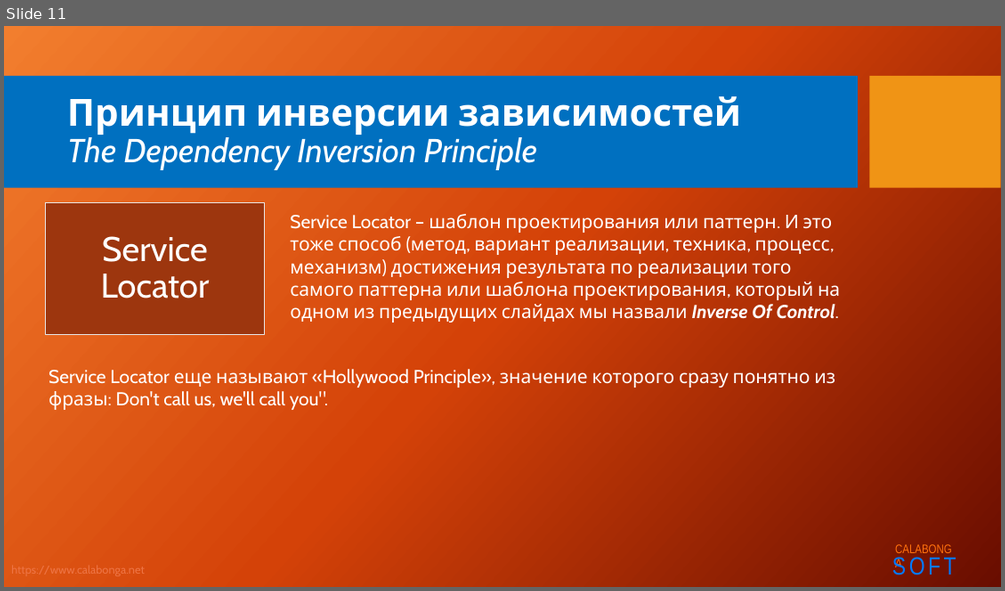
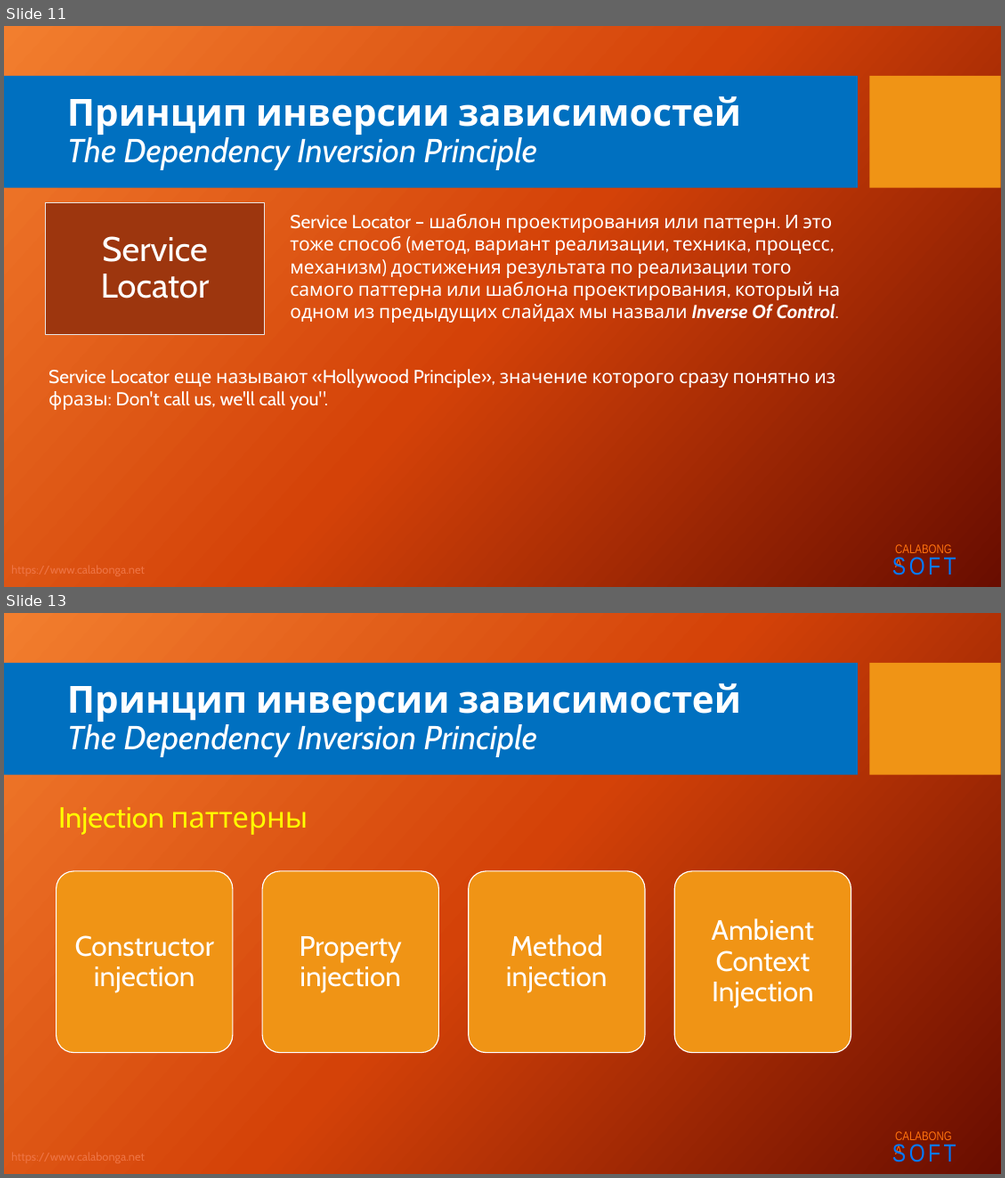
Before and after one commit to Calabonga/SOLID, a slide deck: Powerpoint/5.SOLID_D.pptx. Shown one above the other, each under a label of ours: slide 11 before the commit, slides 11 and 13 after it; the slides between them are not shown. The pictures are 1005x591 and 1005x1178 pixels, drawn with LibreOffice and Linux fonts; fonts in the diff are those of the drawing; background and template pictures are left out. Boxes give left, top, right and bottom in pixels: in the first picture for what was removed or moved away, otherwise in the second. Text is boxed around its words. In the diff, an @@ line names an element or a change of style, - is before the commit and + after.

```diff
--- a/Powerpoint/5.SOLID_D.pptx
+++ b/Powerpoint/5.SOLID_D.pptx
@@ slide 13 added at box(4, 613, 1001, 1174), background picture (left out); not listed: 5 template elements that a slide beside it also shows @@
@@ title added at box(67, 683, 741, 757), 32 pt, text #FFFFFF, italic @@
+Принцип инверсии зависимостей
+The Dependency Inversion Principle
@@ text added at box(58, 807, 307, 835), 28 pt, text #FFFF00 @@
+Injection паттерны
@@ group added at box(57, 871, 851, 1053): 4 rounded rectangles, 4 texts @@
+Constructor injection
+Property injection
+Method injection
+Ambient Context Injection
```
Also in this commit, not shown: 2 slides changed, 4 other slides added, 9 other files.
